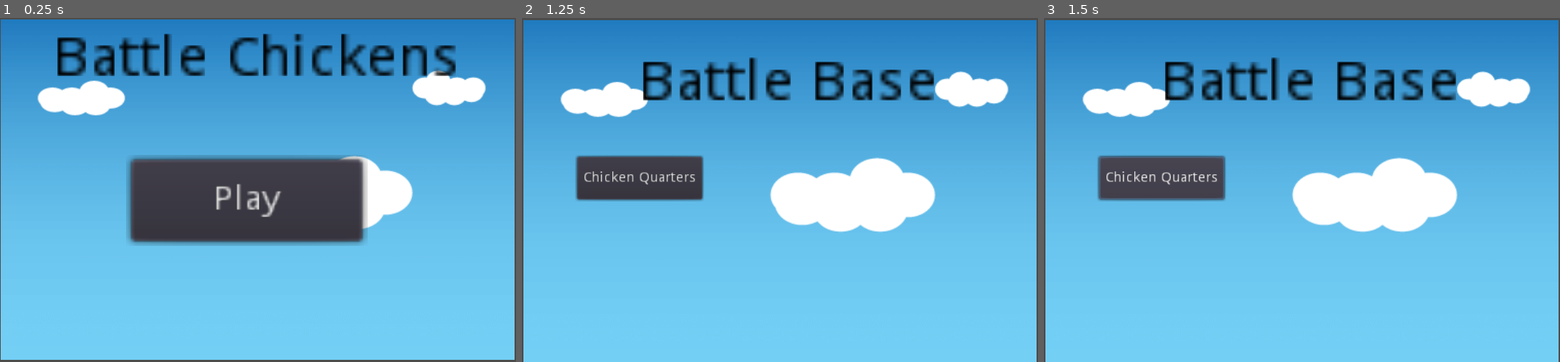
Above: before the commit, frames 1-3 (left to right).
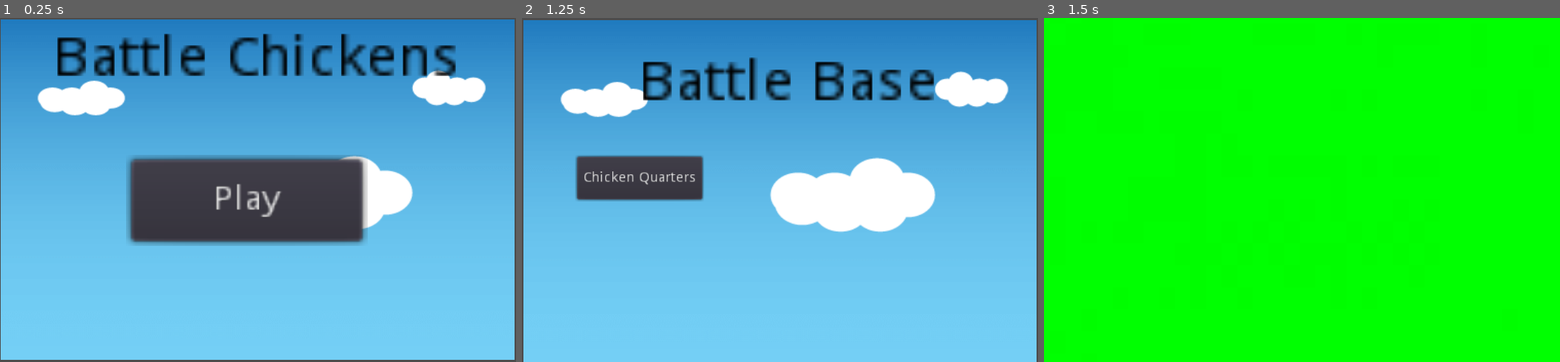
Above: after the commit, the same moments.

Repository: extreme-coder/battlechicken
Game: Godot game, scene res://startScreen.tscn
Same seed, same stepped clock (60 frames per second), same inputs: the game is played once before the commit and once after it.
Inputs:
- Up to frame 1 (0.25 s): no input
- Up to frame 2 (1.25 s): click "Play" at 0.5 s
- Up to frame 3 (1.5 s): click "Chicken Quarters" at 1.25 s

Frames 1-2 are identical in both runs. In frame 3, 100% of the frame differs, in the area x 0-100%, y 0-100%.

Commit message:
I did some stuff

Diff:
--- a/Training Grounds.tscn
+++ b/Training Grounds.tscn
@@ -2,7 +2,7 @@
 
 [ext_resource path="res://grass.jpg" type="Texture" id=1]
 
-[node name="Sprite" type="Sprite" index="0"]
+[node name="Sprite" type="Sprite"]
 
 position = Vector2( 375.63, 251.085 )
 scale = Vector2( 2.71959, 3.83175 )
--- /dev/null
+++ b/base.gd
@@ -0,0 +1,20 @@
+extends Sprite
+
+# class member variables go here, for example:
+# var a = 2
+# var b = "textvar"
+
+func _ready():
+	# Called every time the node is added to the scene.
+	# Initialization here
+	pass
+
+#func _process(delta):
+#	# Called every frame. Delta is time since last frame.
+#	# Update game logic here.
+#	pass
+
+
+func _on_TrainingGrounds_pressed():
+	get_tree().change_scene("res://Training Grounds.tscn")
+	pass # replace with function body
--- a/base.tscn
+++ b/base.tscn
@@ -1,12 +1,14 @@
-[gd_scene load_steps=2 format=2]
+[gd_scene load_steps=3 format=2]
 
 [ext_resource path="res://Assets/Images/bluesky.en.png" type="Texture" id=1]
+[ext_resource path="res://base.gd" type="Script" id=2]
 
 [node name="Background" type="Sprite" index="0"]
 
 position = Vector2( 360.459, 242.302 )
 scale = Vector2( 1.43212, 1.35447 )
 texture = ExtResource( 1 )
+script = ExtResource( 2 )
 
 [node name="Title" type="Label" parent="." index="0"]
 
@@ -57,3 +59,5 @@
 flat = false
 align = 1
 _sections_unfolded = [ "Rect" ]
+
+[connection signal="pressed" from="TrainingGrounds" to="." method="_on_TrainingGrounds_pressed"]
--- a/startScreen.tscn
+++ b/startScreen.tscn
@@ -3,7 +3,7 @@
 [ext_resource path="res://Assets/Images/bluesky.en.png" type="Texture" id=1]
 [ext_resource path="res://Background.gd" type="Script" id=2]
 
-[node name="Background" type="Sprite" index="0"]
+[node name="Background" type="Sprite"]
 
 position = Vector2( 359.432, 239.167 )
 scale = Vector2( 1.43367, 1.34177 )
Not shown, changed: grass.jpg.import
